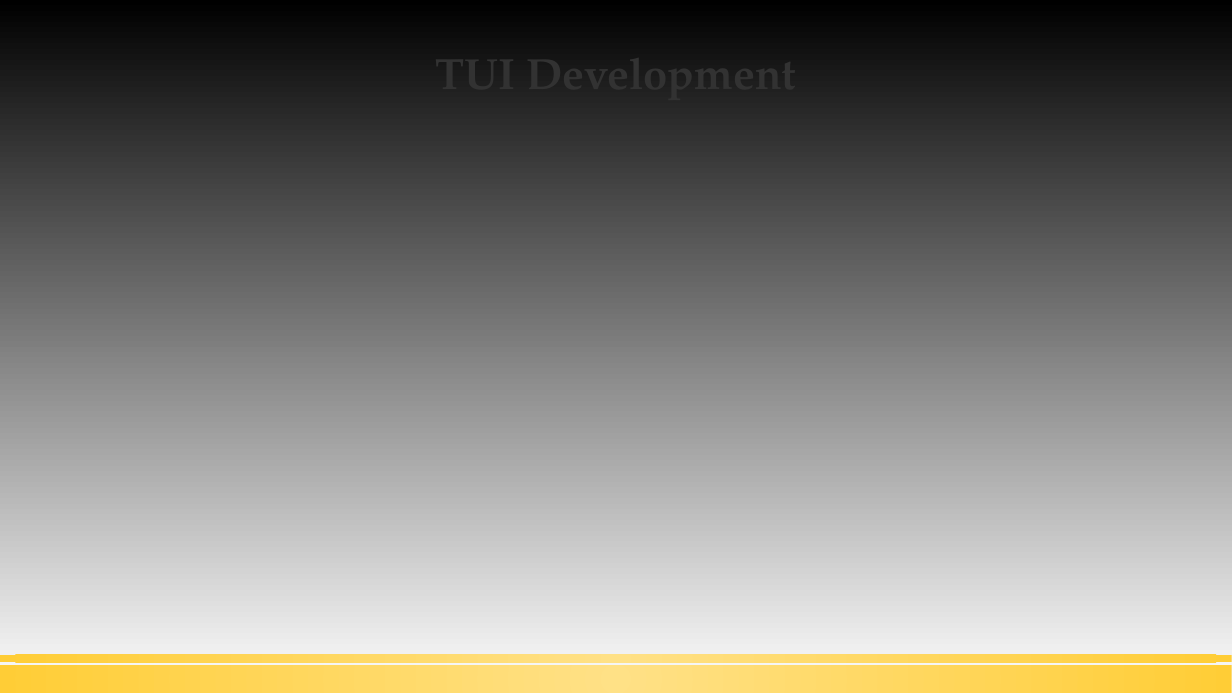
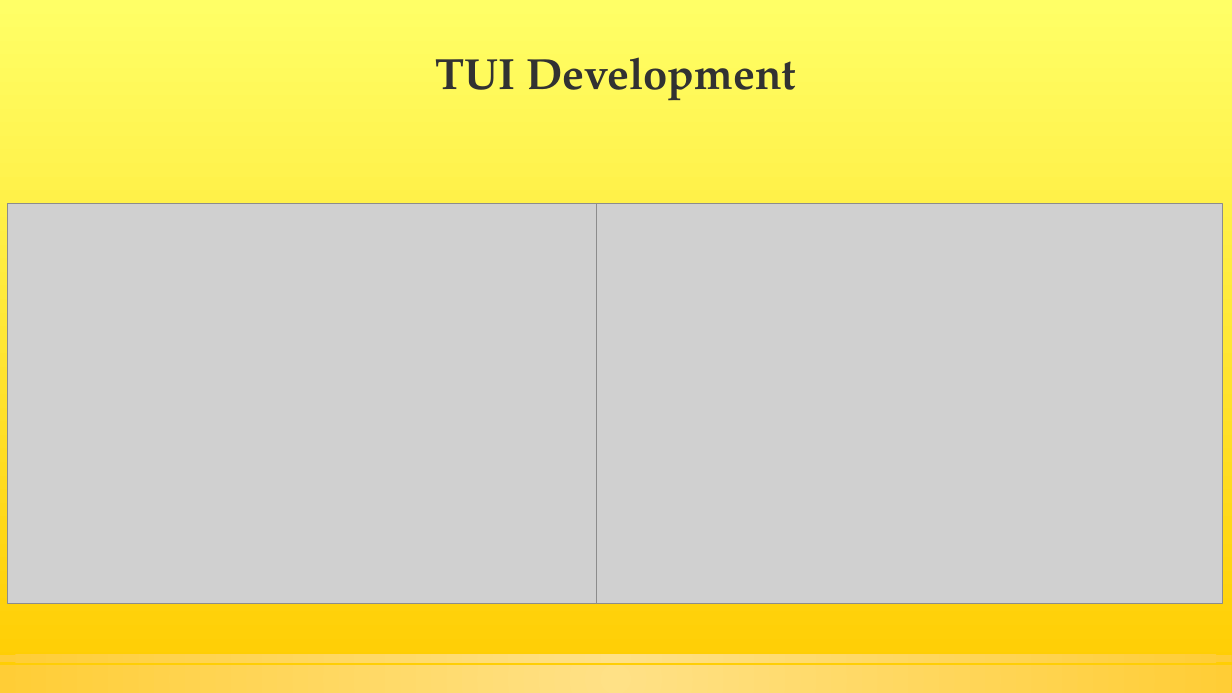
Before and after one commit to olglapid/DiceWars_Develop, a slide deck: slide 17 of diverses/DiceWars Präsentation.odp. Drawn at 1232x693 pixels with LibreOffice and Linux fonts; fonts in the diff are those of the drawing; grey boxes stand for pictures. Boxes give left, top, right and bottom in pixels: in the first picture for what was removed or moved away, otherwise in the second. Text is boxed around its words. In the diff, an @@ line names an element or a change of style, - is before the commit and + after.

```diff
--- a/diverses/DiceWars Präsentation.odp
+++ b/diverses/DiceWars Präsentation.odp
@@ background gradient #000000 to #FFFFFF to gradient #FFFF66 to #FFCC00 @@
@@ picture added at [7, 203, 612, 604] @@
@@ picture added at [597, 203, 1223, 604] @@
```
Also in this commit, not shown: 15 other slides changed, 2 slides added, 2 slides removed, 4 other files.
